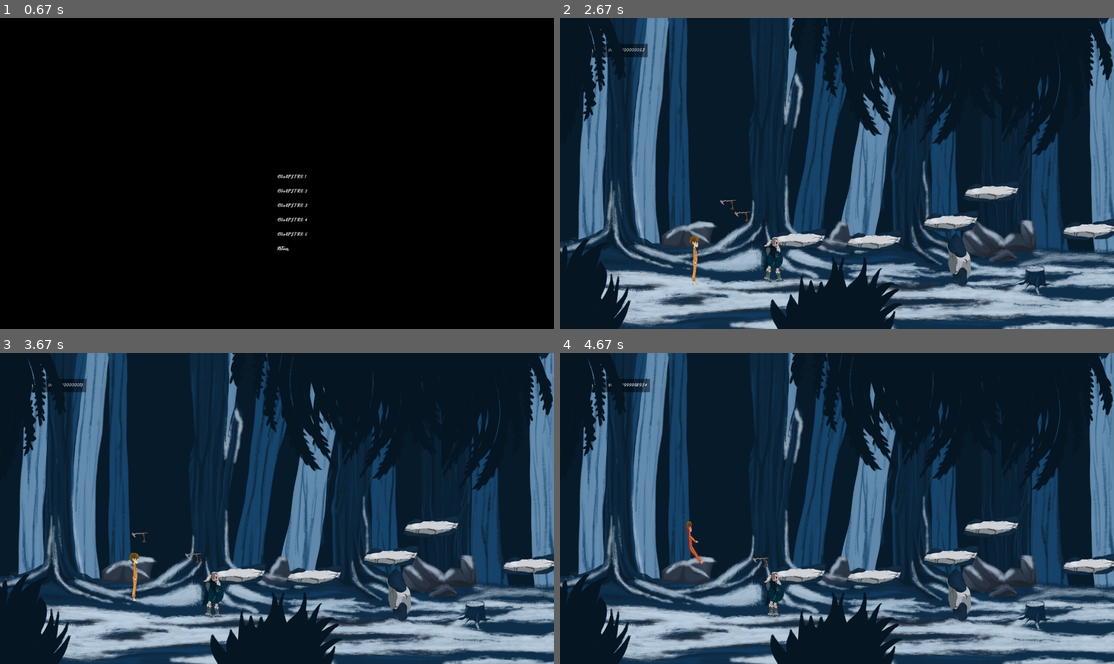
Above: before the commit, frames 1-4 (two rows, left to right).
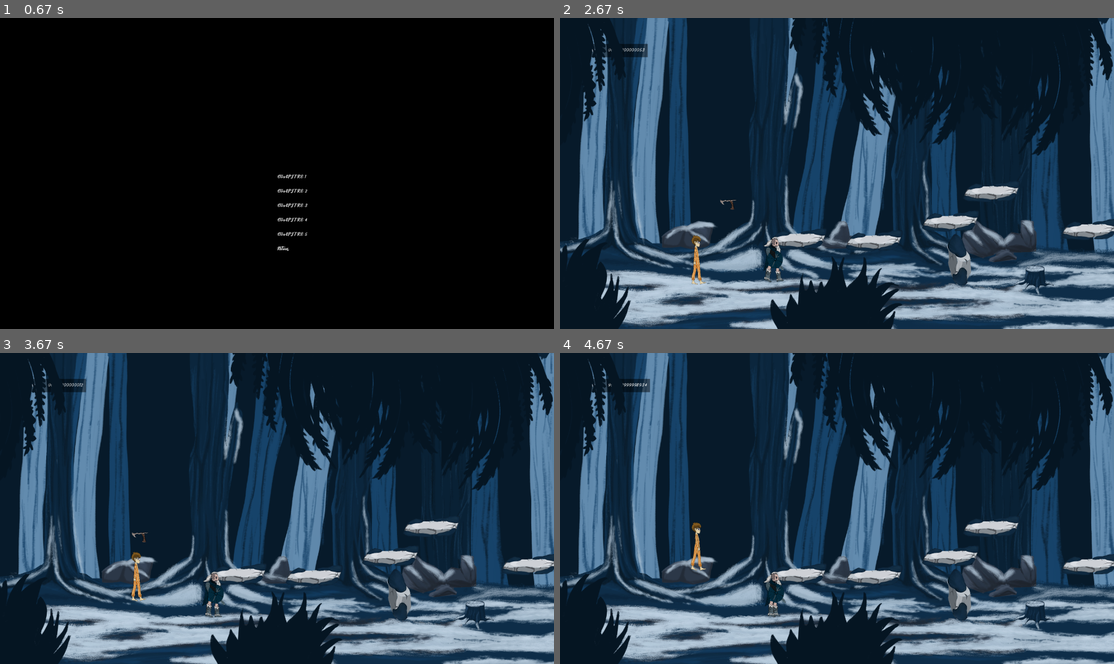
Above: after the commit, the same moments.

Repository: MomoCrash/gc-ministudio
Game: pygame game, started from main.py
Same seed, same stepped clock (60 frames per second), same inputs: the game is played once before the commit and once after it.
Inputs (mouse positions are in pixels of both pictures, inside the frame that each line leads up to):
- Up to frame 1 (0.67 s): tap Enter at 0.33 s
- Up to frame 2 (2.67 s): click "CHAPITRE 1" at 0.72 s; tap D at 1 s; right-click (820, 120) at 1.38 s; click (1047, 291) at 1.72 s; tap Space at 2 s; click (1036, 148) at 2.38 s
- Up to frame 3 (3.67 s): move the mouse to (116, 449) at 2.7 s; tap Space at 2.73, 3.03, 3.23 s; click (193, 598) at 3.55 s
- Up to frame 4 (4.67 s): move the mouse to (953, 468) at 3.87 s; tap Space at 3.9, 4.2, 4.4 s

Frame 1 is identical in both runs. In frame 2, 0.2% of the frame differs, in the area x 23-35%, y 62-86%; in frame 3, 0.2%; in frame 4, 0.3%, in the area x 22-38%, y 53-70%.

Commit message:
big push de la nuit

Diff:
--- a/Assets/Editor/map1.json
+++ b/Assets/Editor/map1.json
@@ -1,9 +1,9 @@
 {
   "end_zone": {
-    "x": 772,
-    "y": 1656,
-    "w": 109,
-    "h": 281,
+    "x": 636,
+    "y": 1719,
+    "w": -1,
+    "h": 0,
     "ref": null,
     "interactable": false,
     "text": "Default"
@@ -72,15 +72,6 @@
       "text": "Default"
     },
     {
-      "x": 739,
-      "y": 1844,
-      "w": 173,
-      "h": 16,
-      "ref": null,
-      "interactable": false,
-      "text": "Default"
-    },
-    {
       "x": 1417.2885232000017,
       "y": 1670,
       "w": 148.5,
@@ -493,19 +484,19 @@
       "ref": null,
       "interactable": false,
       "text": "Default"
+    },
+    {
+      "x": 820,
+      "y": 1767,
+      "w": -2,
+      "h": 4,
+      "ref": null,
+      "interactable": false,
+      "text": "Default"
     }
   ],
   "gameobjects": [
     {
-      "x": 727,
-      "y": 1756,
-      "w": 200,
-      "h": 200,
-      "ref": 23,
-      "interactable": false,
-      "text": "Default"
-    },
-    {
       "x": 1397.2885232000017,
       "y": 1591,
       "w": 200,
--- a/entity.py
+++ b/entity.py
@@ -68,9 +68,10 @@
         self.isHit = False
         self.shield = False
         self.CanAttack = True
-        self.AttackRange = 70
+        self.AttackRange = 15
         self.isAttacking = False
         self.timer_between_attack = Timer(1, self.enableMeleeAttack)
+        self.TrueDistance = 0
 
     def FinishAnim(self):
         self.isHit = False
@@ -86,6 +87,7 @@
             self.isAttacking = True
             self.CanAttack = False
             self.timer_between_attack.start()
+            self.shoot_timer.start()
 
     def update( self, surface: pygame.Surface, camera: Vector2, solidElements: list[ GameObject ],dt ) -> None:
         pressedKey = pygame.key.get_pressed()
@@ -143,8 +145,10 @@
                 self.enableThrow()
                 return
 
-            #if self.velocity.x > 0 and
-            #print("ennemi touché cac")
+        if self.isAttacking:
+            if self.CheckColWithDistance(mob,self.AttackRange):
+                mob.isHit = True
+                return
 
 
     def playerMovement(self, pressedKey: pygame.key.ScancodeWrapper, solidElements: list[GameObject]) -> None:
@@ -173,6 +177,9 @@
 
         else:
             factor: float = 0.8
+
+        if  self.shield:
+            self.velocity.x = 0
 
         if (abs(self.velocity.x * factor) <= self.maxSpeed and self.velocity.x != 0):
             self.velocity.x *= factor if abs(self.velocity.x) > 0.9 else 0
@@ -241,7 +248,7 @@
     def __init__(
                     self,
 
-                    position: Vector2 = Vector2( 0, 0 ), #? Vector2( 500, 500 )
+                    position: Vector2 = Vector2( 0, 0 ),
                     rotation: Vector2 = Vector2( 0, 0 ),
                     scale: Vector2 = Vector2( 1, 1 ),
 
@@ -251,7 +258,7 @@
                     color: pygame.Color = pygame.Color( 255, 255, 255, 255 ),
                     isVisible: bool = True,
 
-                    velocity: Vector2 = Vector2( 0, 0 ), #? Vector2( 3, 3 )
+                    velocity: Vector2 = Vector2( 0, 0 ),
 
                     isOnLoop: bool = False,
                     pathPositions: LinkedList = None
@@ -271,23 +278,30 @@
         self.disable_shield_timer = Timer(1, self.disableShield )
         self.timer_between_attack = Timer(2,self.enableAttack )
         self.isFacingRight = False
-        self.WalkSpeed = 100
+        self.WalkSpeed = 50
 
         self.CanDefend = True
         self.shield = False
         self.CanAttack = True
-        self.AttackRange = 50
+        self.AttackRange = 15
         self.isAttacking = False
         self.isHit = False
 
-    def movement( self, player: Player, dt, solidElements: list[GameObject]):
+    def mobMovement(self, player: Player, dt):
         if self.transform.position.distanceTo( player.transform.position ) < self.maximum_distance:
-            if player.transform.position.x > self.transform.position.x:
-                self.velocity.x = +1
-                self.isFacingRight = True
-            if player.transform.position.x < self.transform.position.x:
-                self.velocity.x = -1
-                self.isFacingRight = False
+            if not player.isHit:
+                if player.transform.position.x > self.transform.position.x:
+                    self.velocity.x = +1
+                    self.isFacingRight = True
+                if player.transform.position.x < self.transform.position.x:
+                    self.velocity.x = -1
+                    self.isFacingRight = False
+            else:
+                self.velocity.x = 0
+
+
+    def CheckCollision( self, dt, solidElements: list[GameObject]):
+
 
         collision: bool = False
         self.transform.position.x += self.WalkSpeed * dt * self.velocity.x
@@ -296,7 +310,7 @@
             self.transform.position.x -= self.WalkSpeed * dt * self.velocity.x
             self.velocity.x = 0
 
-        self.velocity.y = 300
+        #self.velocity.y = 0 #desactivate gravity for debug
 
         collision: bool = False
         self.transform.position.y += self.velocity.y * dt
@@ -305,33 +319,18 @@
             self.transform.position.y -= self.velocity.y * dt
             self.velocity.y = 0
 
-    def DamagePlayer(self, player: Player):
-        if self.hammer != None:
-            if self.hammer.getCollision(player) and player.shield == False:
-                player.isHit = True
-                self.hammer = None
-                self.enableThrow()
-                return
-            elif  self.hammer.getCollision(player) and player.shield:
-                self.hammer = None
-                self.enableThrow()
-                return
-
-
-
-
-    def update(self, dt,  surface: pygame.Surface, camera: Vector2, mapElements: list[ GameObject ] ):
+    def updateTimer(self,dt):
         self.shoot_timer.update(dt)
         self.defence_timer.update(dt)
         self.disable_shield_timer.update(dt)
         self.timer_between_attack.update(dt)
 
-
-        self.transform.position += self.velocity
+    def updateHammer(self,dt):
         if self.hammer != None:
             self.hammer.transform.position.x += self.Vecteur_directeur.x * self.ThrowSpeed * dt
             self.hammer.transform.position.y += self.Vecteur_directeur.y * self.ThrowSpeed * dt
 
+    def updateSprite(self):
         if self.velocity.x < 0:
             if self.shield:
                 self.spriteRenderer.spriteSheetRef = SpriteSheetsRef.ENNEMY_SHIELD_LEFT
@@ -352,20 +351,35 @@
                 self.spriteRenderer.spriteSheetRef = SpriteSheetsRef.ENNEMY_WALK_RIGHT
 
 
-
-
-        self.spriteRenderer.draw( surface, camera, self.transform, self.FinishAnim, dt=dt )
+    def update(self, dt,  surface: pygame.Surface, camera: Vector2, mapElements: list[ GameObject ], player: Player):
+        self.mobMovement(player,dt)
+        self.CheckCollision(dt, mapElements)
+        self.updateTimer(dt)
+        self.updateHammer(dt)
+        self.updateSprite()
+
+
+        self.transform.position += self.velocity
+        self.spriteRenderer.draw( surface, camera, self.transform, self.UpdateAfterCurrentAnim, dt=dt )
+
+
+    def UpdateAfterCurrentAnim(self):
+        """Those variable are affected after the end of the current animation"""
+        self.isAttacking = False
+        self.isHit = False
 
 
     def enableDefence(self):
         self.CanDefend = True
 
     def disableShield(self):
+        """Disable shield and start 5s timer to be able to shield again"""
         self.shield = False
         self.defence_timer.start()
 
 
     def tryDefence(self, player: Player):
+        """Check if there is an arrow coming to block it"""
         if self.CanDefend == False:
             return
 
@@ -376,15 +390,12 @@
 
 
 
-    def FinishAnim(self):
-        self.isAttacking = False
-        self.isHit = False
-
 
     def enableAttack(self):
         self.CanAttack = True
 
     def tryAttack(self, player: Player):
+        """Check the distance between the player and the mob to see if the mob can Attack"""
         if self.CanAttack == False:
             return
 
@@ -393,28 +404,50 @@
             self.CanAttack = False
             self.timer_between_attack.start()
 
-
-
-
-
     def enableThrow(self):
         self.CanThrow = True
 
     def tryThrow( self, player: Player, camera: Vector2):
+        """Throw a hammer (tomahawk) towards the player if the mob can (not on cooldown)"""
         if self.CanThrow == False:
             return
 
         if self.maximum_distance < self.transform.position.distanceTo( player.transform.position ) < self.maximum_throw_distance:
-            self.hammer = GameObject(position=Vector2(self.transform.position.x   ,self.transform.position.y  ), spriteRef=SpritesRef.TOMAHAWK, spriteDimensions=Vector2(10,10))#, anchor=(0.5,0.5))
-            self.Vecteur_directeur = Vector2(player.transform.position.x - self.transform.position.x, player.transform.position.y - self.transform.position.y )
+            self.hammer = GameObject(position=Vector2(self.transform.position.x + 50  ,self.transform.position.y + 50  ), spriteRef=SpritesRef.TOMAHAWK, spriteDimensions=Vector2(10,10))
+            self.Vecteur_directeur = Vector2(player.transform.position.x - self.transform.position.x , player.transform.position.y - self.transform.position.y )
             self.Vecteur_directeur.normalizeToSelf()
             self.CanThrow = False
             self.shoot_timer.start()
 
 
-
-
-    def draw(self, window: pygame.Surface, player: Player, camera: Vector2):
-        #pygame.draw.line(window, (255,255,255), (self.rect_transform.x + self.width // 2 ,self.rect_transform.y + self.height // 2), (self.Vecteur_directeur.x * self.maximum_throw_distance + player.rect_transform.width // 2  , self.Vecteur_directeur.y * self.maximum_throw_distance  + player.rect_transform.height // 2), 1)
+    def HammerCollision(self, player: Player, solidElements: list[GameObject]):
+        if self.hammer != None:
+            if self.hammer.getCollision(player) and player.shield == False:
+                player.isHit = True
+                self.hammer = None
+                self.shoot_timer.start()
+                return
+            elif  self.hammer.getCollision(player) and player.shield:
+                self.hammer = None
+                self.shoot_timer.start()
+                return
+
+            collision: bool = False
+            for mapObject in solidElements: collision = collision or self.hammer.getCollision(mapObject)
+            if (collision):
+                self.hammer = None
+                self.shoot_timer.start()
+                return
+
+
+        if self.isAttacking:
+            if self.CheckColWithDistance(player,self.AttackRange):
+                player.isHit = True
+                return
+
+
+
+
+    def drawHammer(self, window: pygame.Surface, player: Player, camera: Vector2):
         if self.hammer != None:
             self.hammer.update(window, camera)
--- a/game.py
+++ b/game.py
@@ -34,7 +34,7 @@
                                 spriteDimensions = Vector2( 100, 200 )
                             )
         self.mob = Mob(
-            position=Vector2( 700, 1500 ),
+            position=Vector2( 700, 1800 ),
             spriteDimensions = Vector2( 100, 200 )
             )
         self.camera = Vector2( 0, 0 )
@@ -89,10 +89,14 @@
                                   ((i * self.map.background_width) - (self.camera.x * self.map.parralax_speed[j]),
                                    self.height - self.camera.y, self.width, self.height))
 
+
+
         self.map.draw(self.screen, self.camera)
 
-        self.mob.DamagePlayer(self.player)
+        self.mob.HammerCollision(self.player, self.map.colliders)
+
         self.player.update( self.surface, self.camera, self.map.colliders, self.dt)
+
 
         if self.player.getCollision(self.map.end_zone):
             self.load_next_map()
@@ -102,14 +106,14 @@
         self.update_camera()
 
         # Develop in progress
-        self.mob.movement(self.player, self.dt, self.map.colliders)
+
 
         self.mob.tryThrow(self.player, self.camera)
         self.mob.tryAttack(self.player)
         self.mob.tryDefence(self.player)
         self.player.DamageEnnemy(self.mob)
-        self.mob.update(self.dt, self.surface, self.camera, self.map.colliders)
-        self.mob.draw(self.surface, self.player, self.camera)
+        self.mob.update(self.dt, self.surface, self.camera, self.map.colliders, self.player)
+        self.mob.drawHammer(self.surface, self.player, self.camera)
 
         self.player.DrawArrow(self.surface, self.camera)
 
--- a/gameobject.py
+++ b/gameobject.py
@@ -105,6 +105,18 @@
         else:
             return self.transform.position <= other <= self.transform.position + ( self.spriteRenderer.dimensions * self.transform.scale )
 
+    def CheckColWithDistance(self, other: GameObject | Vector2, DistanceFromSelf: float):
+        """Returns true if there is a collision between this GameObject and the one specified at the given distance of self"""
+        #cas player a gauche first
+        if ( isinstance( other, GameObject ) ):
+            return \
+            other.transform.position <= self.transform.position + ( self.spriteRenderer.dimensions * self.transform.scale ) + DistanceFromSelf and \
+            other.transform.position + ( other.spriteRenderer.dimensions * other.transform.scale )+ DistanceFromSelf >= self.transform.position
+        else:
+            return self.transform.position <= other <= self.transform.position + ( self.spriteRenderer.dimensions * self.transform.scale ) + DistanceFromSelf
+
+
+
     def isOnScreen( self, screenPosition: Vector2, screenSize: Vector2 ) -> bool:
         """Returns true if this GameObject is on the screen"""
         spriteDimensionsScaled: Vector2 = self.spriteRenderer.dimensions.multiplyToNew( self.transform.scale )
--- a/vector.py
+++ b/vector.py
@@ -28,7 +28,7 @@
         return self / self.norm()
 
     def distanceTo( self, other: Vector2 ) -> float:
-        return ( self - other ).norm()
+        return Vector2(self.x - other.x, self.y - other.y).norm()
 
     def abs( self ) -> None: # Vector2.abs()
         self.x *= 1 if self.x >= 0 else -1
